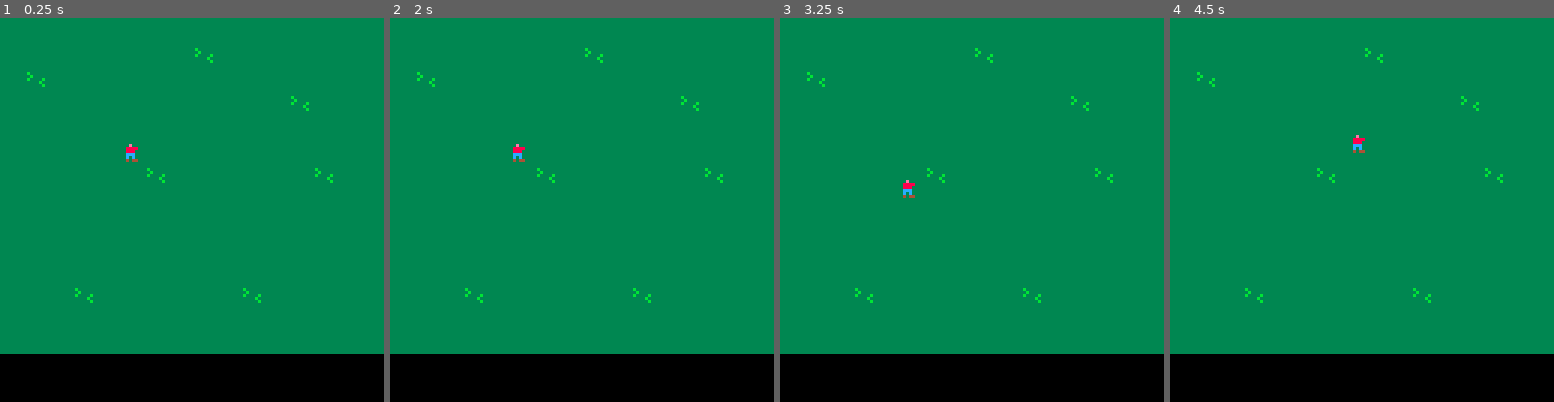
Above: before the commit, frames 1-4 (left to right).
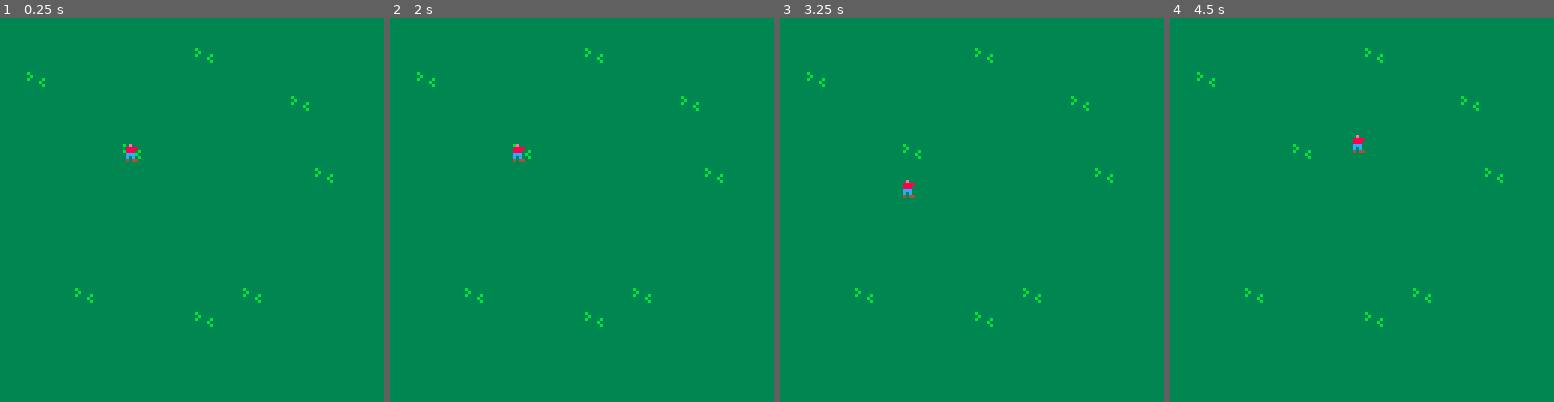
Above: after the commit, the same moments.

Repository: apa64/try-pico8
Game: PICO-8 cartridge greenfield1.p8
Two runs of this game, one before a commit and one after it. Both use one fixed random seed, a clock stepped at 60 frames per second and the inputs below.
Inputs:
- Up to frame 1 (0.25 s): no input
- Up to frame 2 (2 s): hold Left from 1.97 s (still down)
- Up to frame 3 (3.25 s): release Left at 2.37 s; hold Down 2.42-2.82 s; hold Right from 2.87 s (still down)
- Up to frame 4 (4.5 s): release Right at 3.53 s; hold Up 3.58-4.08 s; hold Right from 4.13 s (still down)

The runs differ from the first frame. In frame 1, 13% of the frame differs, in the area x 0-100%, y 32-100%; in frame 2, 13%; in frame 3, 13%; in frame 4, 13%.

Commit message:
oops map was 2 lines too low

Diff:
--- a/greenfield1.p8
+++ b/greenfield1.p8
@@ -11,6 +11,7 @@
 end
 
 function _draw()
+	cls()
 	map(0,0,0,0,16,16)
 	spr(p.spr,p.x,p.y)
 end
@@ -31,18 +32,150 @@
 
 
 
+…(130 lines of a section not shown)…
 __map__
 0202020202020202020202020202020200000000000000000000000000000000000000000000000000000000000000000000000000000000000000000000000000000000000000000000000000000000000000000000000000000000000000000000000000000000000000000000000000000000000000000000000000000000
 0202020202020202010202020202020200000000000000000000000000000000000000000000000000000000000000000000000000000000000000000000000000000000000000000000000000000000000000000000000000000000000000000000000000000000000000000000000000000000000000000000000000000000
 0201020202020202020202020202020200000000000000000000000000000000000000000000000000000000000000000000000000000000000000000000000000000000000000000000000000000000000000000000000000000000000000000000000000000000000000000000000000000000000000000000000000000000
 0202020202020202020202020102020200000000000000000000000000000000000000000000000000000000000000000000000000000000000000000000000000000000000000000000000000000000000000000000000000000000000000000000000000000000000000000000000000000000000000000000000000000000
 0202020202020202020202020202020200000000000000000000000000000000000000000000000000000000000000000000000000000000000000000000000000000000000000000000000000000000000000000000000000000000000000000000000000000000000000000000000000000000000000000000000000000000
-0202020202020202020202020202020200000000000000000000000000000000000000000000000000000000000000000000000000000000000000000000000000000000000000000000000000000000000000000000000000000000000000000000000000000000000000000000000000000000000000000000000000000000
-0202020202020102020202020201020200000000000000000000000000000000000000000000000000000000000000000000000000000000000000000000000000000000000000000000000000000000000000000000000000000000000000000000000000000000000000000000000000000000000000000000000000000000
+0202020202010202020202020202020200000000000000000000000000000000000000000000000000000000000000000000000000000000000000000000000000000000000000000000000000000000000000000000000000000000000000000000000000000000000000000000000000000000000000000000000000000000
+0202020202020202020202020201020200000000000000000000000000000000000000000000000000000000000000000000000000000000000000000000000000000000000000000000000000000000000000000000000000000000000000000000000000000000000000000000000000000000000000000000000000000000
 0202020202020202020202020202020200000000000000000000000000000000000000000000000000000000000000000000000000000000000000000000000000000000000000000000000000000000000000000000000000000000000000000000000000000000000000000000000000000000000000000000000000000000
 0202020202020202020202020202020200000000000000000000000000000000000000000000000000000000000000000000000000000000000000000000000000000000000000000000000000000000000000000000000000000000000000000000000000000000000000000000000000000000000000000000000000000000
 0202020202020202020202020202020200000000000000000000000000000000000000000000000000000000000000000000000000000000000000000000000000000000000000000000000000000000000000000000000000000000000000000000000000000000000000000000000000000000000000000000000000000000
 0202020202020202020202020202020200000000000000000000000000000000000000000000000000000000000000000000000000000000000000000000000000000000000000000000000000000000000000000000000000000000000000000000000000000000000000000000000000000000000000000000000000000000
 0202020102020202020201020202020200000000000000000000000000000000000000000000000000000000000000000000000000000000000000000000000000000000000000000000000000000000000000000000000000000000000000000000000000000000000000000000000000000000000000000000000000000000
+0202020202020202010202020202020200000000000000000000000000000000000000000000000000000000000000000000000000000000000000000000000000000000000000000000000000000000000000000000000000000000000000000000000000000000000000000000000000000000000000000000000000000000
 0202020202020202020202020202020200000000000000000000000000000000000000000000000000000000000000000000000000000000000000000000000000000000000000000000000000000000000000000000000000000000000000000000000000000000000000000000000000000000000000000000000000000000
 0202020202020202020202020202020200000000000000000000000000000000000000000000000000000000000000000000000000000000000000000000000000000000000000000000000000000000000000000000000000000000000000000000000000000000000000000000000000000000000000000000000000000000
+0202020202020202020202020202020200000000000000000000000000000000000000000000000000000000000000000000000000000000000000000000000000000000000000000000000000000000000000000000000000000000000000000000000000000000000000000000000000000000000000000000000000000000
Not shown, changed: 130 lines of the sprite sheet (__gfx__) section of greenfield1.p8
Not shown, changed: the thumbnail (__label__) section of greenfield1.p8
